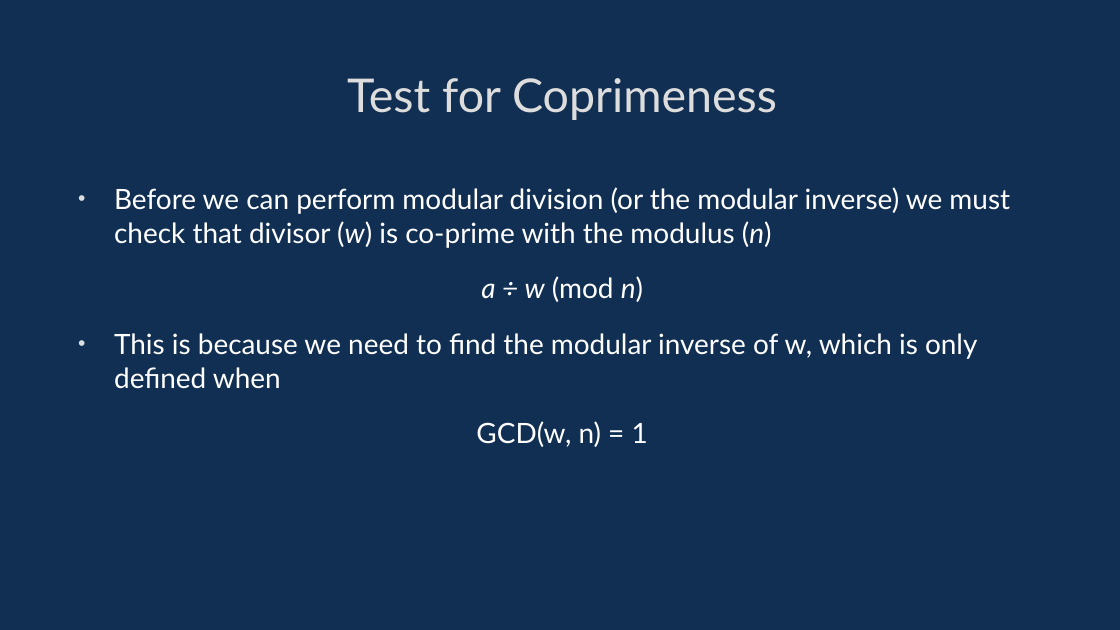
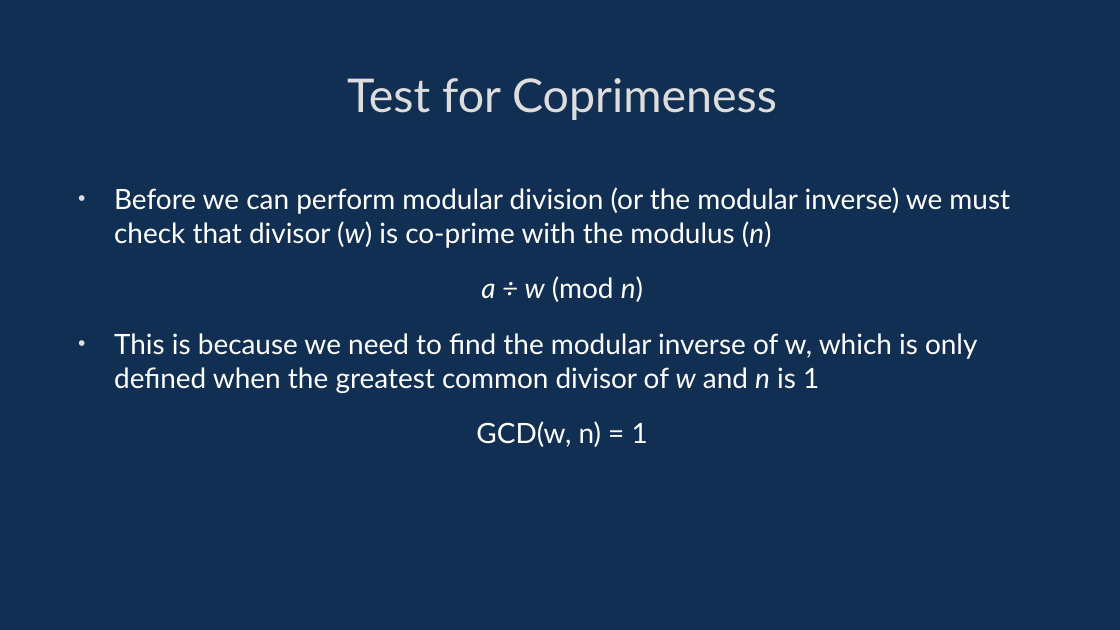
Before and after one commit to davidgundry/maths22-23, a slide deck: slide 61 of slides/maths-2-modular-arithmetic.odp. Drawn at 1120x630 pixels with LibreOffice and Linux fonts; fonts in the diff are those of the drawing. Boxes give left, top, right and bottom in pixels: in the first picture for what was removed or moved away, otherwise in the second. Text is boxed around its words. In the diff, an @@ line names an element or a change of style, - is before the commit and + after.

```diff
--- a/slides/maths-2-modular-arithmetic.odp
+++ b/slides/maths-2-modular-arithmetic.odp
@@ text at (x1=114, y1=333, x2=977, y2=393): text changed @@
-• This is because we need to find the modular inverse of w, which is only defined when
+• This is because we need to find the modular inverse of w, which is only defined when the greatest common divisor of w and n is 1
```
Also in this commit, not shown: 10 other slides changed, 10 other files.
